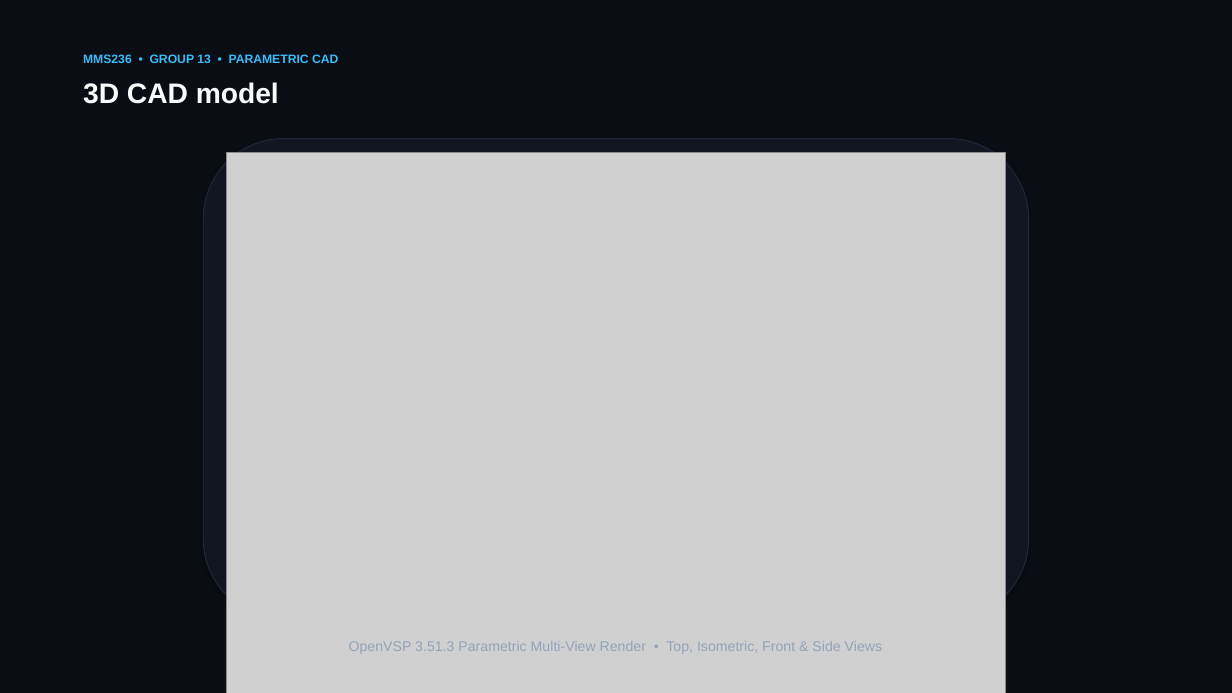
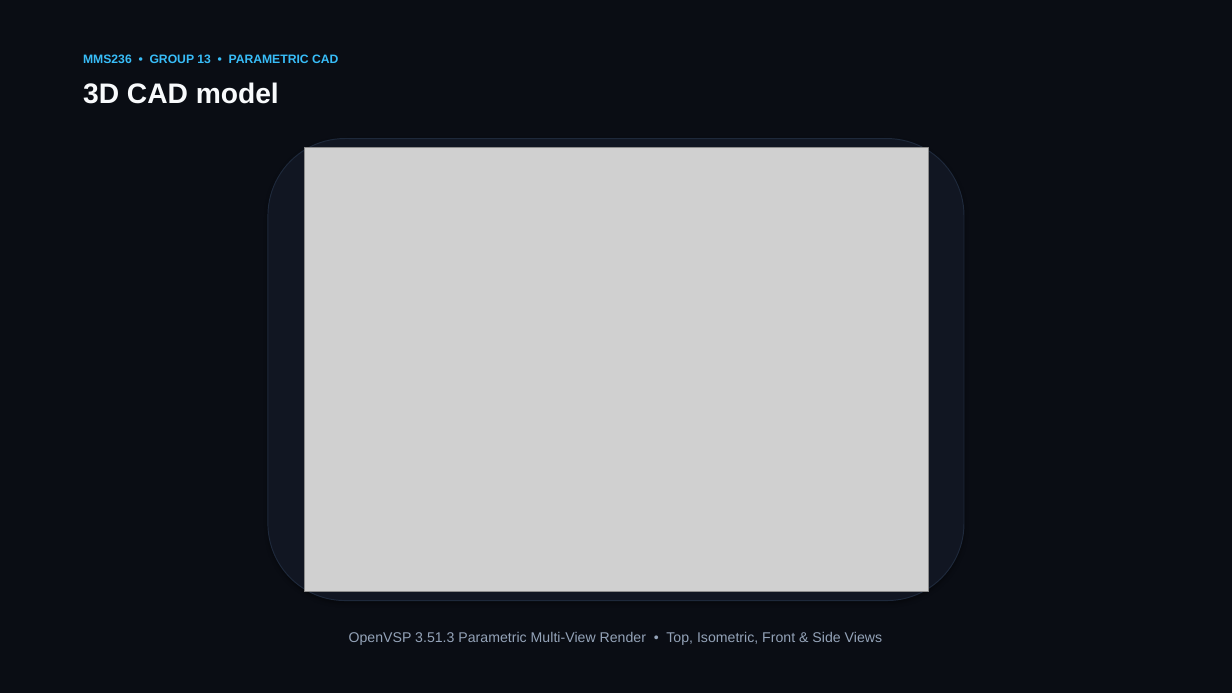
Before and after one commit to Deeprockz22/Aircraft-Design, a slide deck: slide 8 of Aircraft_Design_DT1_EXAELIA_Group13.pptx. Drawn at 1232x693 pixels with LibreOffice and Linux fonts; fonts in the diff are those of the drawing; grey boxes stand for pictures. Boxes give left, top, right and bottom in pixels: in the first picture for what was removed or moved away, otherwise in the second. Text is boxed around its words. In the diff, an @@ line names an element or a change of style, - is before the commit and + after.

Commit message:
Refine slide image scaling and generous whitespace for ultra-minimal deck

```diff
--- a/Aircraft_Design_DT1_EXAELIA_Group13.pptx
+++ b/Aircraft_Design_DT1_EXAELIA_Group13.pptx
@@ rounded rectangle: place and size @@
-rounded rectangle at [203, 139, 1029, 619]
+rounded rectangle at [268, 139, 964, 601]
@@ picture: place and size @@
-picture at [226, 152, 1006, 693]
+picture at [304, 148, 929, 592]
@@ text "OpenVSP 3.51.3 Parametric Multi-View Render ...": place and size @@
-text "OpenVSP 3.51.3 Parametric Multi-View Render ..." at [349, 641, 882, 654]
+text "OpenVSP 3.51.3 Parametric Multi-View Render ..." at [349, 632, 882, 645]
```
Also in this commit, not shown: 6 other slides changed, 1 other file.
